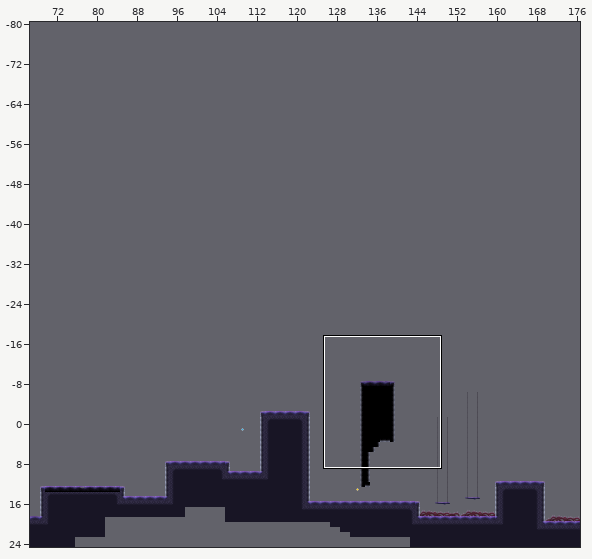
Tiled map (JSON): Alpha wtf/assets/tilemaps/Alpha1.json. The first picture is a wide view before the edit; the outline marks the close-up.
Close-up. Before the edit:
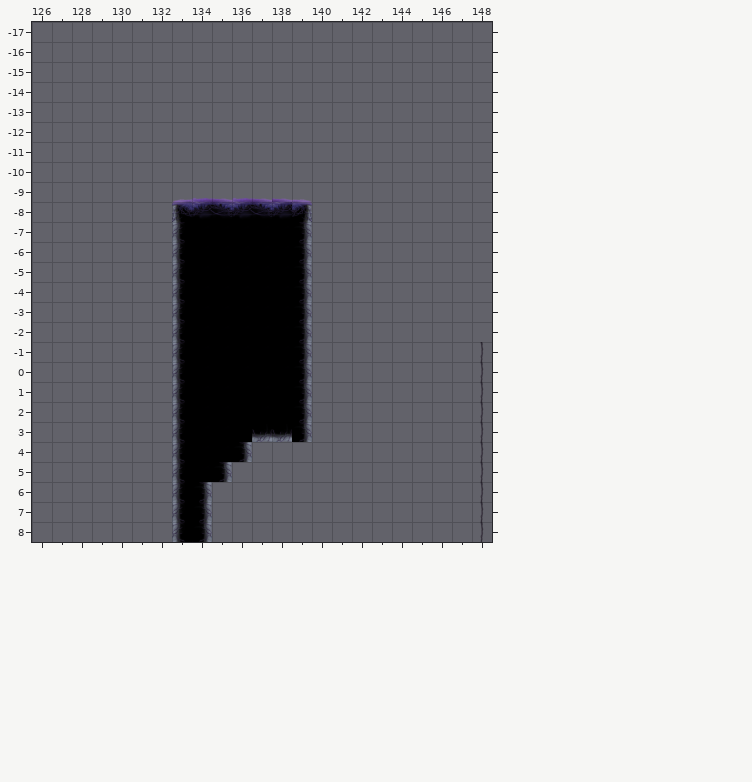
Cells are 64x64 px. Shown: x 126..148, y -17..8. The commit also changed other parts of the map, which this record leaves out. Layer "Plan3Platforms" is drawn -64,384 px off the grid.
New version:
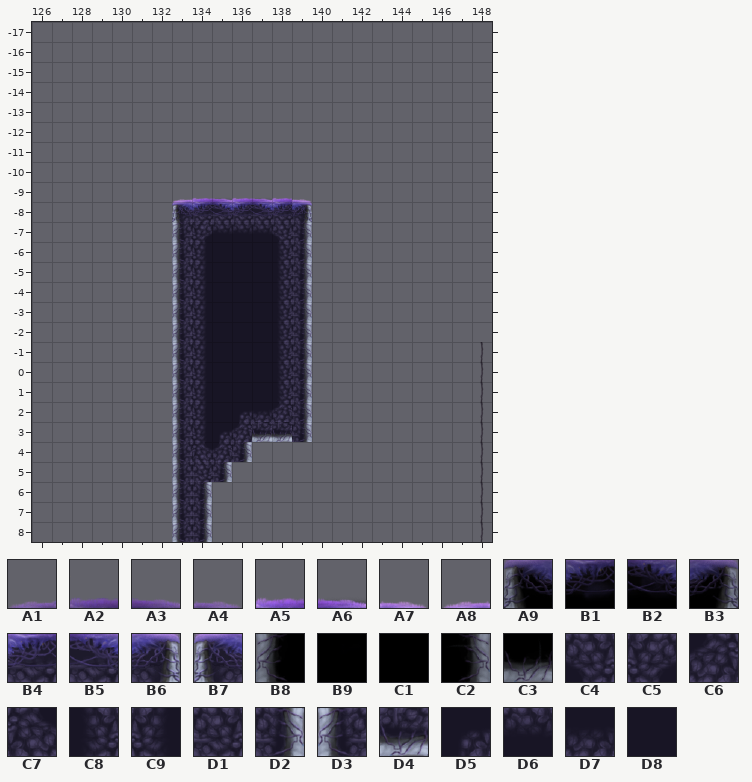
Key: from "platformPack_tilesheet_test": A1 11, A2 12, A3 13, A4 14, A5 21, A6 22, A7 23, A8 23 flipped left-right, A9 42, B1 43, B2 44, B3 45, B4 52, B5 53, B6 54, B7 54 flipped left-right, B8 73, B9 74, C1 75, C2 76, C3 76 turned 90, C4 82, C5 82 flipped left-right, C6 82 flipped up-down, C7 82 turned 180, C8 83, C9 83 flipped left-right, D1 84, D2 85, D3 85 flipped left-right, D4 85 turned 90, D5 114 flipped up-down, D6 115, D7 115 flipped up-down, D8 145.
__ is an empty cell.
Change:
Layer "Plan3Platforms":
Tile A2 gives way to tile A5 in row -15 at x 135 and 137.
Tile A3 gives way to tile A5 in row -15 at x 139.
Tile A3 gives way to tile A6 in row -15 at x 136 and 138.
Tile A4 gives way to tile A7 in row -15 at x 140.
Tile A1 gives way to tile A8 in row -15 at x 134.
Tile B1 gives way to tile B4 in row -14 at x 135, 137 and 139.
Tile B2 gives way to tile B5 in row -14 at x 136 and 138.
Tile B3 gives way to tile B6 in row -14 at x 140.
Tile A9 gives way to tile B7 in row -14 at x 134.
Tile B9 gives way to tile C4 in row -13 at x 139.
Tile B9 gives way to tile C5 in row -13 at x 135.
Tile B9 gives way to tile C6 in row -2 at x 136.
Tile C1 gives way to tile C6 in row -4 at x 139; in row -3 at x 137.
Tile B9 gives way to tile C7 in row -2 at x 135.
Tile B9 gives way to tile C8 in rows -12 to -6 at x 139.
Tile C1 gives way to tile C8 in row -5 at x 139.
Tile B9 gives way to tile C9 in rows -12 to -3 at x 135.
Tile B9 gives way to tile D1 in row -1 at x 135.
Tile C2 gives way to tile D2 in rows -13 to -3 at x 140; in row -2 at x 137; in row -1 at x 136; in rows 0 to 2 at x 135.
Tile B8 gives way to tile D3 in rows -13 to 2 at x 134.
Tile C3 gives way to tile D4 in row -3 at x 138 to 139.
Tile B9 gives way to tile D5 in row -3 at x 136.
Tile C1 gives way to tile D5 in row -4 at x 137.
Tile B9 gives way to tile D6 in row -13 at x 136 to 138.
Tile B9 gives way to tile D7 in row -4 at x 138.
Tile B9 gives way to tile D8 in rows -12 to -7 at x 136 to 138; in row -6 at x 137; in row -5 at x 136 and 138; in row -4 at x 136.
Tile C1 gives way to tile D8 in row -6 at x 136 and 138; in row -5 at x 137.
Boxes around the changes in both close-ups, in picture pixels (x1, y1, x2, y2):
changed: (172, 198, 312, 542)
